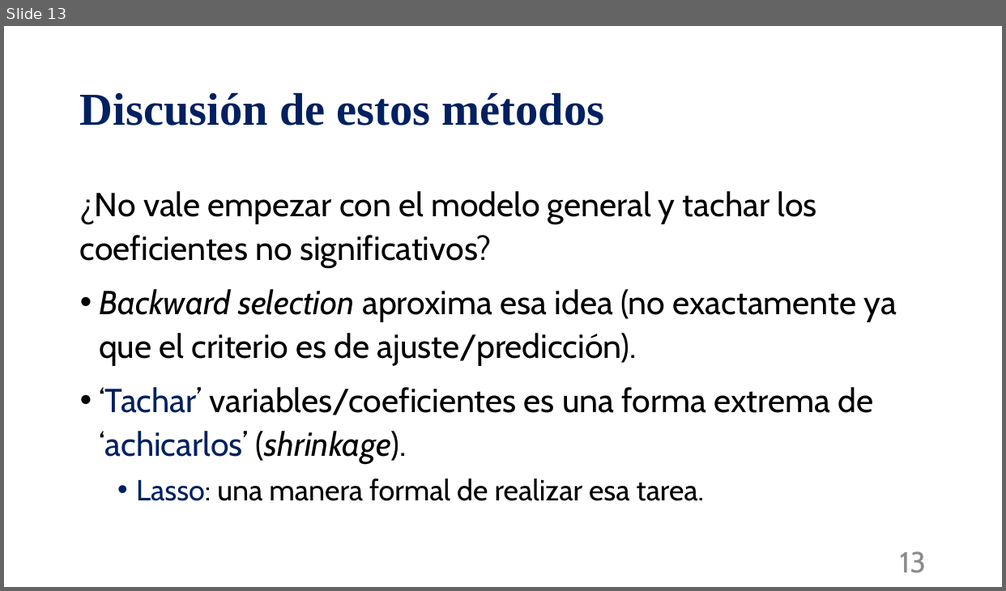
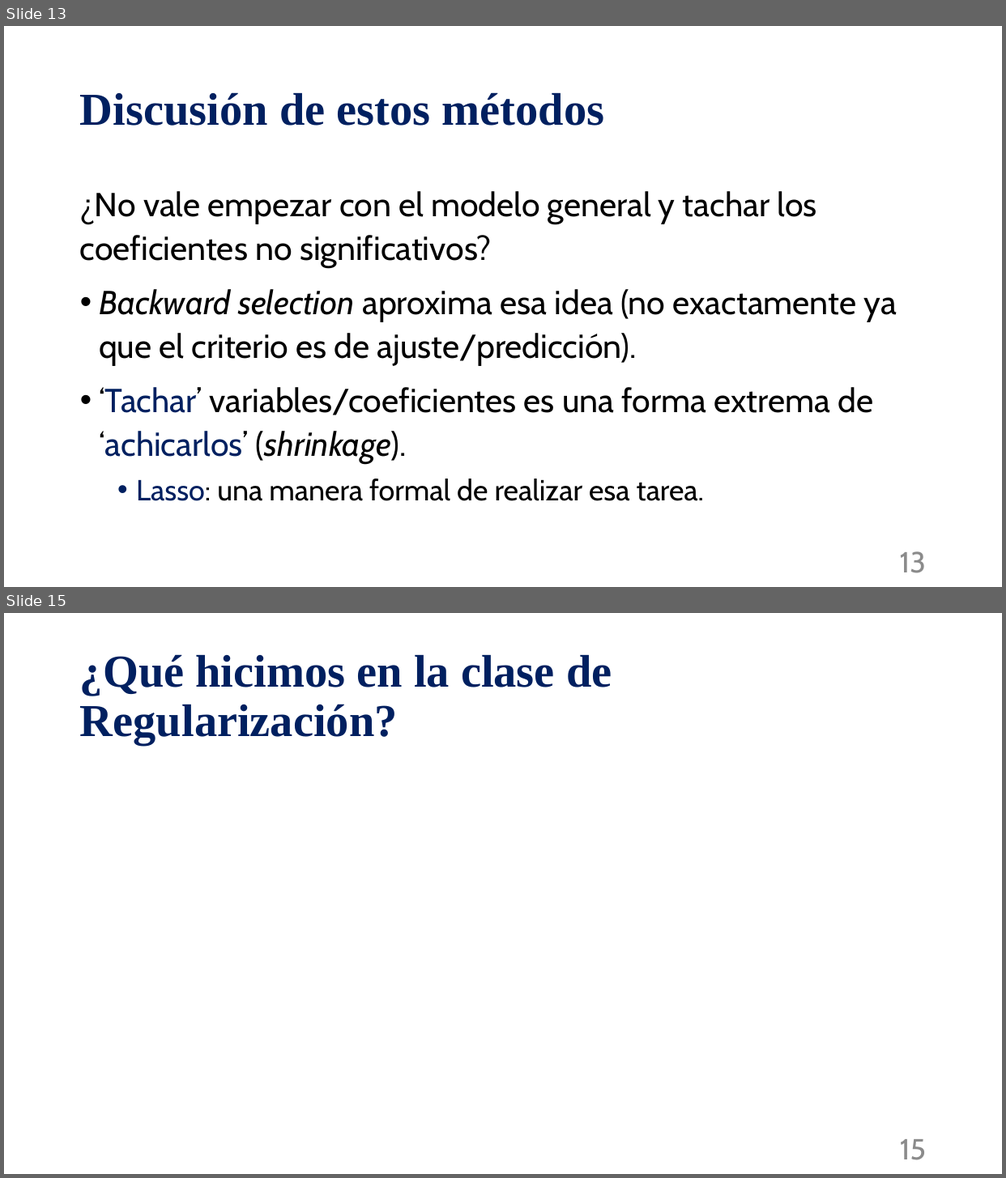
Before and after one commit to mnromero/BigData_UBA, a slide deck: Clase 09. Metodos de Regularizacion_Ridge_LASSO/C09_P2_seleccion_modelos_lineales.pptx. Shown one above the other, each under a label of ours: slide 13 before the commit, slides 13 and 15 after it; the slides between them are not shown. The pictures are 1006x591 and 1006x1178 pixels, drawn with LibreOffice and Linux fonts; fonts in the diff are those of the drawing; grey boxes stand for pictures. Boxes give left, top, right and bottom in pixels: in the first picture for what was removed or moved away, otherwise in the second. Text is boxed around its words. In the diff, an @@ line names an element or a change of style, - is before the commit and + after.

```diff
--- a/Clase 09. Metodos de Regularizacion_Ridge_LASSO/C09_P2_seleccion_modelos_lineales.pptx
+++ b/Clase 09. Metodos de Regularizacion_Ridge_LASSO/C09_P2_seleccion_modelos_lineales.pptx
@@ slide 15 added at <box>4,613,1002,1174</box>, background #FFFFFF @@
@@ title added at <box>80,654,612,745</box>, 44 pt, text #002060, bold @@
+¿Qué hicimos en la clase de Regularización?
@@ page number added at <box>900,1139,926,1161</box>, 28 pt, text #8C8C8C @@
+15
```
Also in this commit, not shown: 2 slides changed, 22 other slides added, 2 other files.
